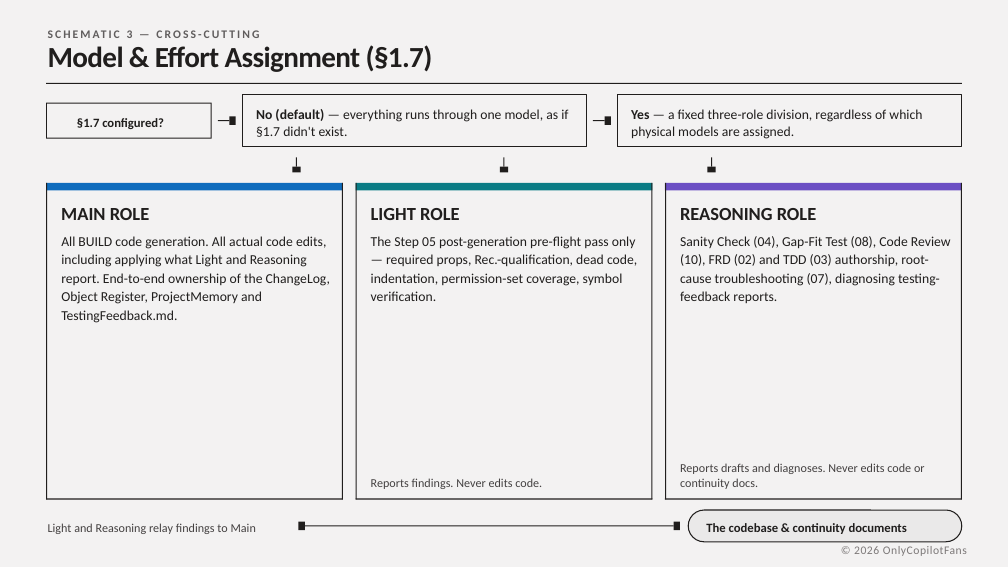
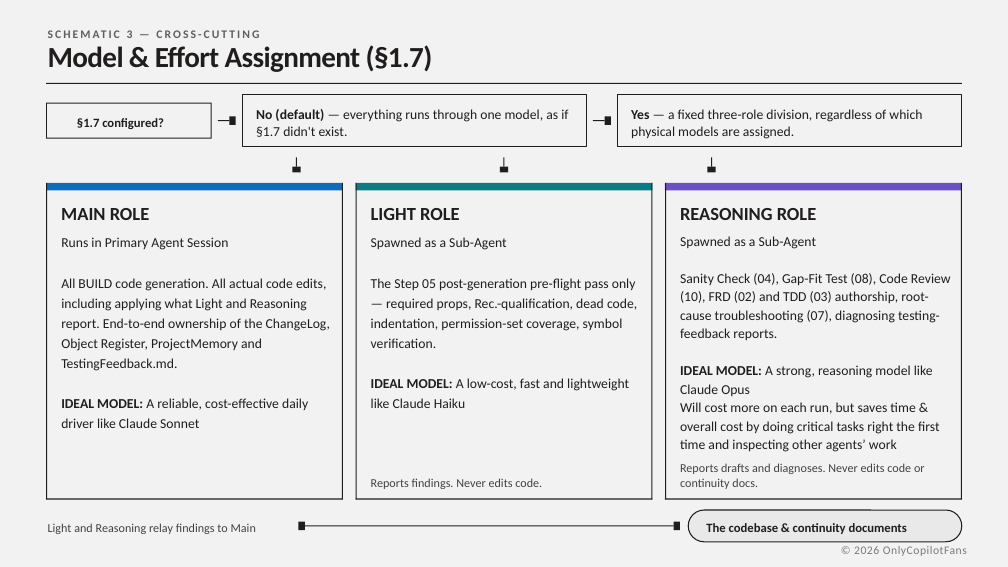
Before and after one commit to ajansari/ocpfBcAgenticDevFramework, a slide deck: slide 6 of slidedecks/PPT - OCPF BC Agentic Dev Framework.pptx. Drawn at 1008x567 pixels with LibreOffice and Linux fonts; fonts in the diff are those of the drawing. Boxes give left, top, right and bottom in pixels: in the first picture for what was removed or moved away, otherwise in the second. Text is boxed around its words. In the diff, an @@ line names an element or a change of style, - is before the commit and + after.

```diff
--- a/slidedecks/PPT - OCPF BC Agentic Dev Framework.pptx
+++ b/slidedecks/PPT - OCPF BC Agentic Dev Framework.pptx
@@ text at [61, 237, 228, 250]: paragraph added @@
+Runs in Primary Agent Session
@@ text at [371, 237, 506, 250]: paragraph added @@
+Spawned as a Sub-Agent
@@ text at [680, 236, 816, 249]: paragraph added @@
+Spawned as a Sub-Agent
@@ text at [61, 278, 330, 371]: line spacing 1.13 to 1.23 @@
@@ text at [371, 278, 637, 348]: line spacing 1.13 to 1.23 @@
@@ text at [371, 378, 629, 408]: paragraph added @@
+IDEAL MODEL: A low-cost, fast and lightweight like Claude Haiku
@@ text at [680, 365, 940, 452]: paragraphs added @@
+IDEAL MODEL: A strong, reasoning model like Claude Opus
+Will cost more on each run, but saves time & overall cost by doing critical tasks right the first time and inspecting other agents’ work
@@ text at [61, 398, 308, 428]: paragraph added @@
+IDEAL MODEL: A reliable, cost-effective daily driver like Claude Sonnet
```
Also in this commit, not shown: 3 other slides changed, 1 other file.
